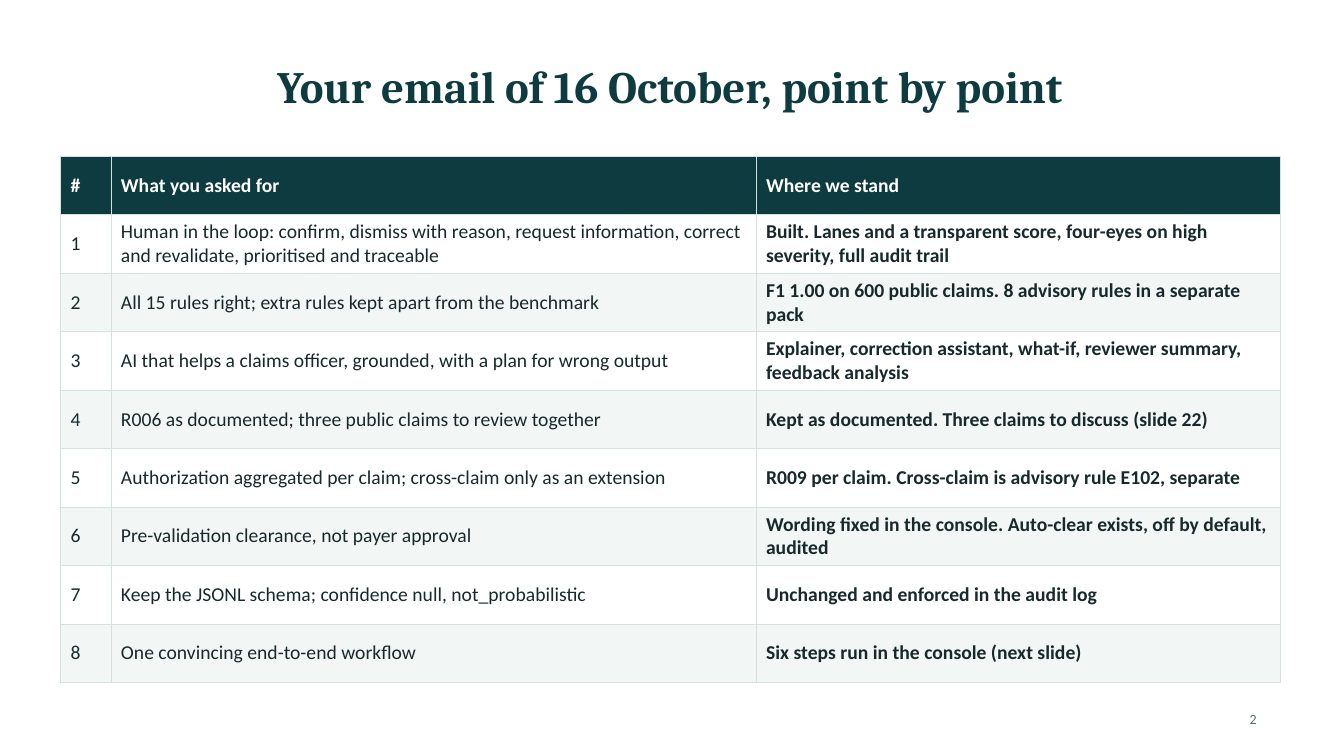
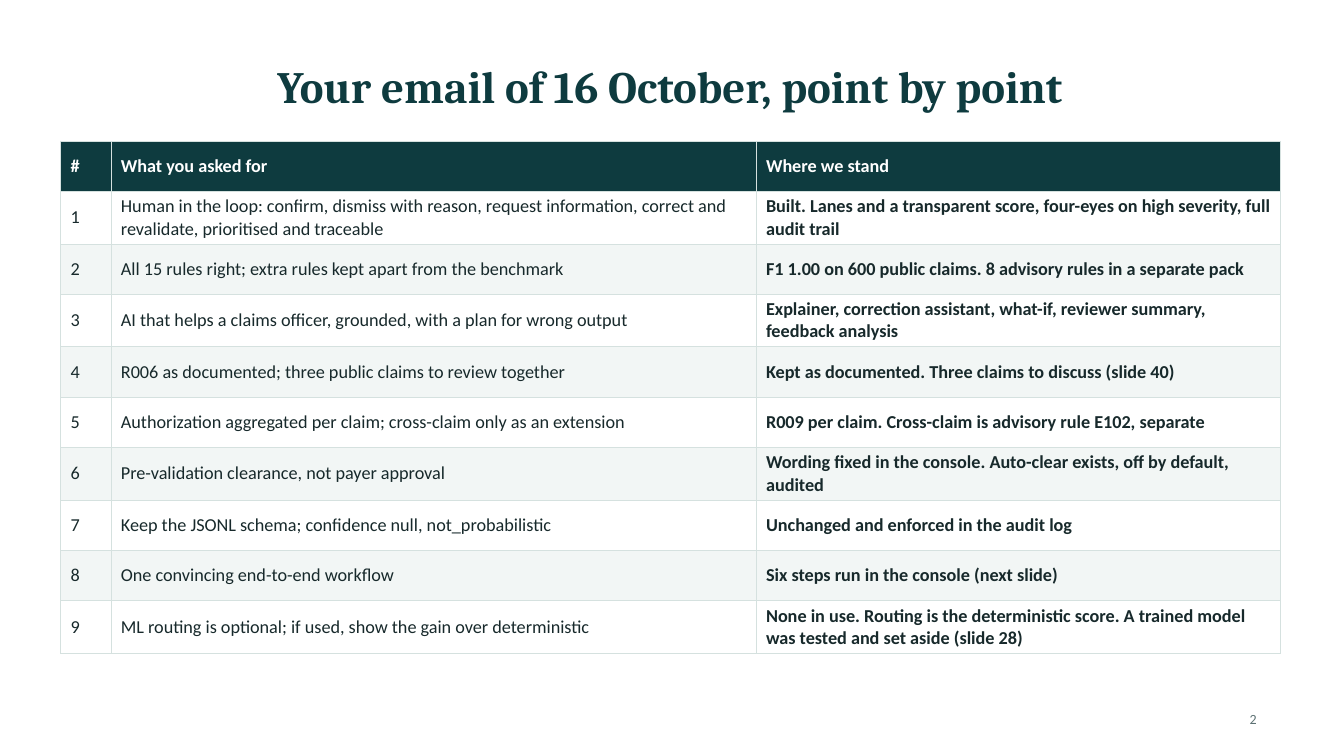
Before and after one commit to PublisherX02/Claim_Guard, a slide deck: slide 2 of docs/presentation/ClaimGuard_Mentor_Session.pptx. Drawn at 1344x756 pixels with LibreOffice and Linux fonts; fonts in the diff are those of the drawing. Boxes give left, top, right and bottom in pixels: in the first picture for what was removed or moved away, otherwise in the second. Text is boxed around its words. In the diff, an @@ line names an element or a change of style, - is before the commit and + after.

```diff
--- a/docs/presentation/ClaimGuard_Mentor_Session.pptx
+++ b/docs/presentation/ClaimGuard_Mentor_Session.pptx
@@ table at (60, 141, 1280, 651) @@
-row 5, column 3: Kept as documented. Three claims to discuss (slide 22)
+row 5, column 3: Kept as documented. Three claims to discuss (slide 40)
+row 10: 9 | ML routing is optional; if used, show the gain over deterministic | None in use. Routing is the deterministic score. A trained model was tested and set aside (slide 28)
@@ table: place and size @@
-table at (60, 156, 1280, 667)
+table at (60, 141, 1280, 651)
```
Also in this commit, not shown: 5 other slides changed, 1 slide added, 2 other files.
